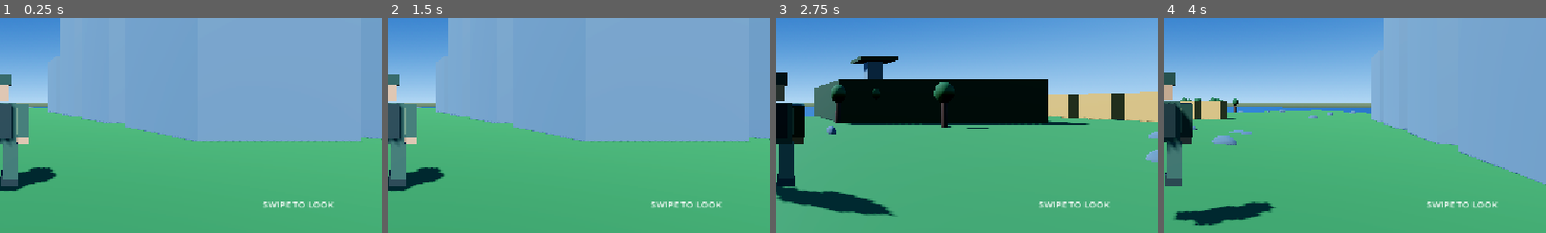
Above: before the commit, frames 1-4 (left to right).
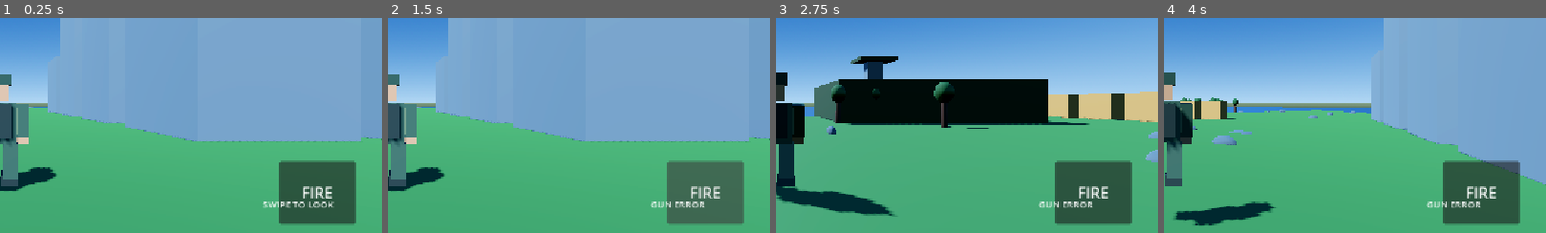
Above: after the commit, the same moments.

Repository: yadav429/ZORIX
Game: Godot game, scene res://Scenes/Main.tscn
Same seed, same stepped clock (60 frames per second), same inputs: the game is played once before the commit and once after it.
Inputs (mouse positions are % of the whole screen's width and height, from its top left):
- Up to frame 1 (0.25 s): no input
- Up to frame 2 (1.5 s): click "JUMP" at 0.5 s; click (92, 71) at 1.25 s, where only the run after the commit has a clickable "FIRE"
- Up to frame 3 (2.75 s): tap Enter (ui_accept) at 2, 2.27 s; move the mouse to (72, 45) at 2.02 s; hold Right (ui_right) from 2.03 s (still down); click (72, 45) at 2.17 s
- Up to frame 4 (4 s): release Right (ui_right) at 2.75 s; drag from (30, 55) to (45, 70) at 2.77 s; tap Enter (ui_accept) at 3.5 s; move the mouse to (60, 28) at 3.52 s; hold Right (ui_right) from 3.53 s (still down)
The pictures show only the part of the screen within x 50-100%, y 30-80%; the shares and areas given below are measured in that part.

The runs differ from the first frame. In frame 1, 6.1% of the frame differs, in the area x 73-94%, y 66-97%; in frame 2, 6.0%; in frame 3, 6.2%; in frame 4, 6.2%, in the area x 68-94%, y 66-97%.

Commit message:
Fix ZORIX fire button diagnostics

Diff:
--- a/Scripts/mobile_ui.gd
+++ b/Scripts/mobile_ui.gd
@@ -13,6 +13,7 @@
 var player: CharacterBody3D
 var joystick: JoystickVisual
 var jump_button: Button
+var fire_button: Button
 var hint_label: Label
 
 var joystick_id := -1
@@ -24,7 +25,7 @@
 const JOYSTICK_DETECT_RADIUS := 110.0
 
 func _ready():
-    print("ZORIX MOBILE UI READY")
+    print("ZORIX COMBAT UI READY")
 
     player = get_tree().get_first_node_in_group("player")
     screen_size = get_viewport().get_visible_rect().size
@@ -46,6 +47,19 @@
     root.add_child(jump_button)
     jump_button.pressed.connect(_jump)
 
+    fire_button = Button.new()
+    fire_button.text = "FIRE"
+    fire_button.custom_minimum_size = Vector2(115, 95)
+    fire_button.add_theme_font_size_override("font_size", 23)
+    fire_button.add_theme_color_override(
+        "font_color", Color("#ffffff")
+    )
+    fire_button.add_theme_color_override(
+        "font_pressed_color", Color("#ffccaa")
+    )
+    root.add_child(fire_button)
+    fire_button.pressed.connect(_fire)
+
     hint_label = Label.new()
     hint_label.text = "SWIPE TO LOOK"
     hint_label.add_theme_color_override("font_color", Color.WHITE)
@@ -63,6 +77,7 @@
 
     joystick.position = Vector2(35, screen_size.y - 195)
     jump_button.position = Vector2(screen_size.x - 135, screen_size.y - 115)
+    fire_button.position = Vector2(screen_size.x - 155, screen_size.y - 235)
     hint_label.position = Vector2(screen_size.x - 180, screen_size.y - 180)
 
 func get_player():
@@ -98,6 +113,9 @@
             if jump_button.get_global_rect().has_point(event.position):
                 return
 
+            if fire_button.get_global_rect().has_point(event.position):
+                return
+
             var center = joystick.position + joystick.size / 2.0
             var distance = event.position.distance_to(center)
 
@@ -125,9 +143,24 @@
 
 func _jump():
     var p = get_player()
+    if p != null and p.has_method("jump"):
+        p.jump()
 
-    if p != null and p.is_on_floor():
-        if p.has_method("jump"):
-            p.jump()
-        else:
-            p.velocity.y = p.jump_force if "jump_force" in p else 7.0
+func _fire():
+    print("ZORIX FIRE BUTTON PRESSED")
+
+    var p = get_player()
+
+    if p == null:
+        print("ZORIX ERROR: PLAYER NOT FOUND")
+        hint_label.text = "PLAYER NOT FOUND"
+        return
+
+    if not p.has_method("shoot"):
+        print("ZORIX ERROR: SHOOT METHOD MISSING")
+        hint_label.text = "GUN ERROR"
+        return
+
+    print("ZORIX: SHOOT FUNCTION CALLED")
+    hint_label.text = "FIRE!"
+    p.shoot()
